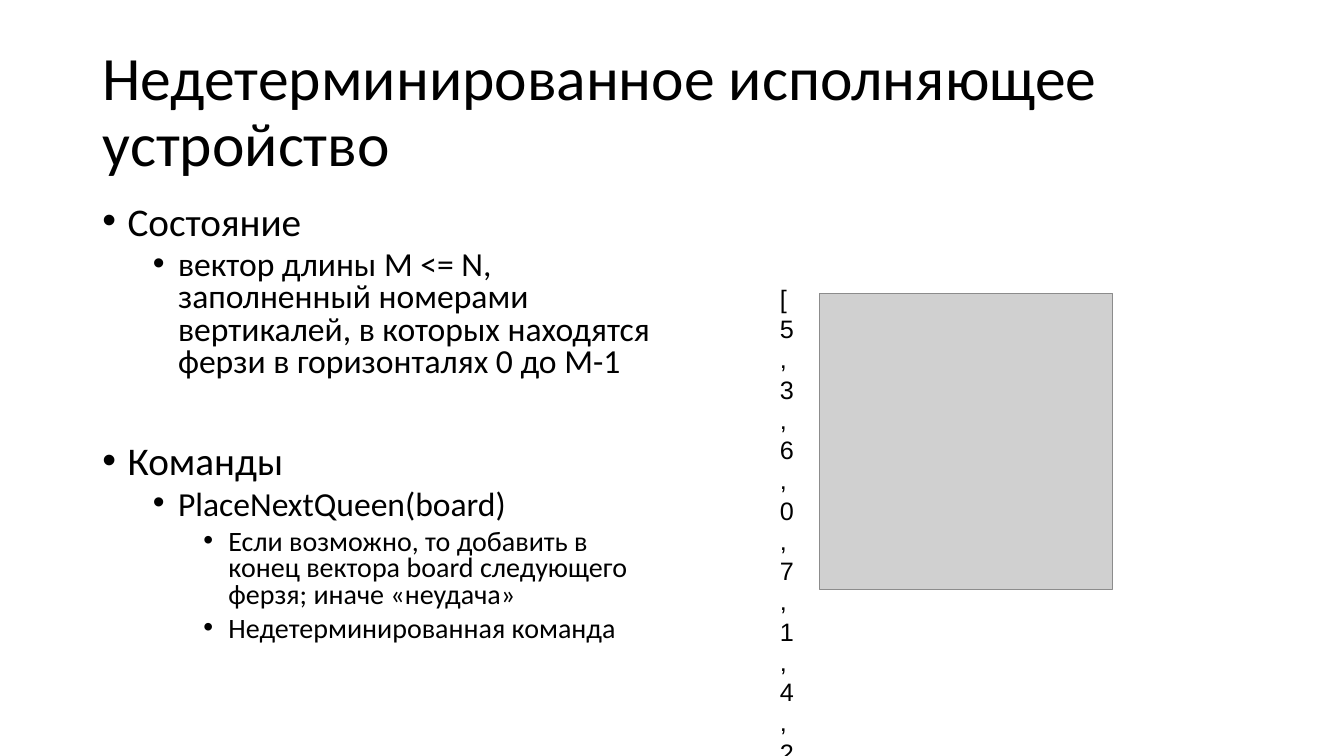
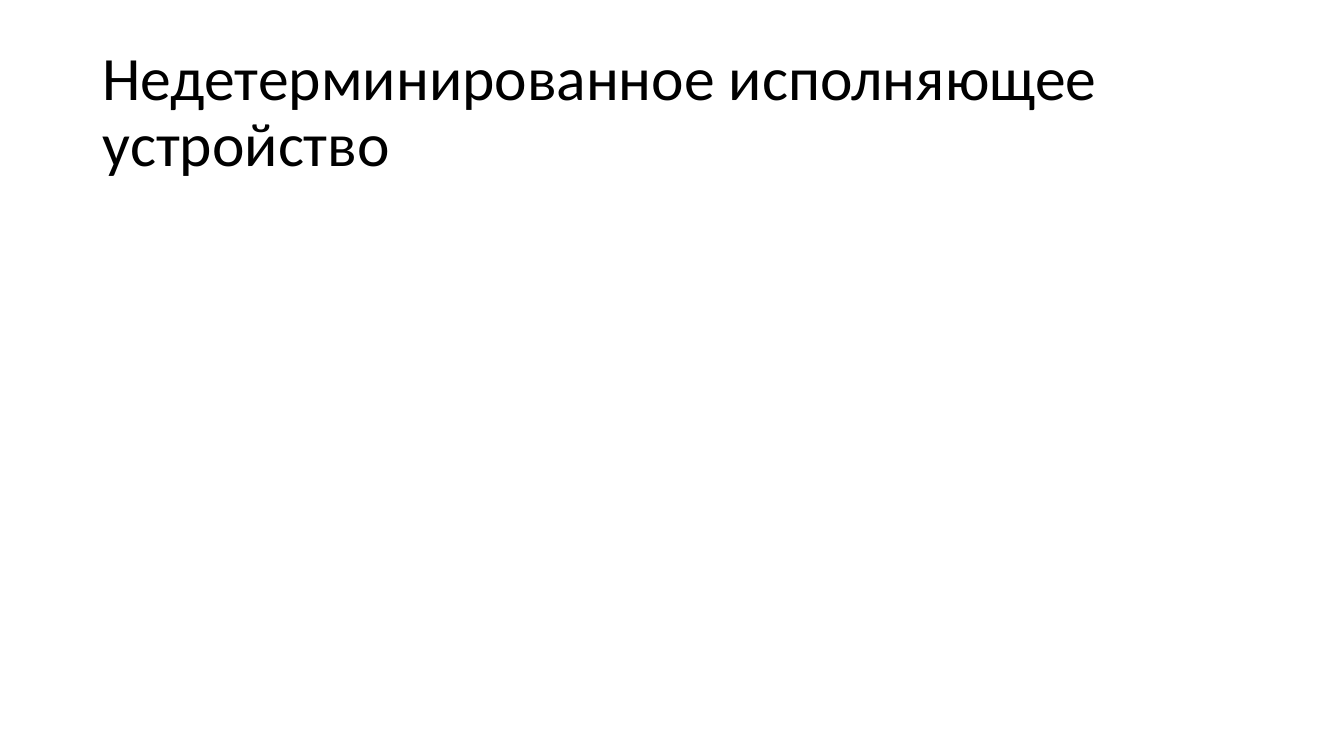
Before and after one commit to Evgueni-Petrov-aka-espetrov/Algorithms-and-Programming-in-C-pptx, a slide deck: slide 127 of 20 Алгоритмы с возвратом.pptx (slide 23 before the commit). Drawn at 1344x756 pixels with LibreOffice and Linux fonts; fonts in the diff are those of the drawing; grey boxes stand for pictures. Boxes give left, top, right and bottom in pixels: in the first picture for what was removed or moved away, otherwise in the second. Text is boxed around its words. In the diff, an @@ line names an element or a change of style, - is before the commit and + after.

```diff
--- a/20 Алгоритмы с возвратом.pptx
+++ b/20 Алгоритмы с возвратом.pptx
@@ rectangle added at <box>69,187,1256,700</box>, fill #FFFFFF @@
@@ text removed at <box>128,210,650,643</box> @@
-• Состояние
-  • вектор длины M <= N, заполненный номерами вертикалей, в которых находятся ферзи в горизонталях 0 до M-1
-• Команды
-  • PlaceNextQueen(board)
-    • Если возможно, то добавить в конец вектора board следующего ферзя; иначе «неудача»
-    • Недетерминированная команда
@@ picture removed at <box>820,293,1113,590</box> @@
@@ text removed at <box>780,320,794,701</box> @@
-[
-5, 3, 6, 0, 7, 1, 4, 2
-]
```
Also in this commit, not shown: 15 other slides changed, 120 slides added, 1 slide removed.
